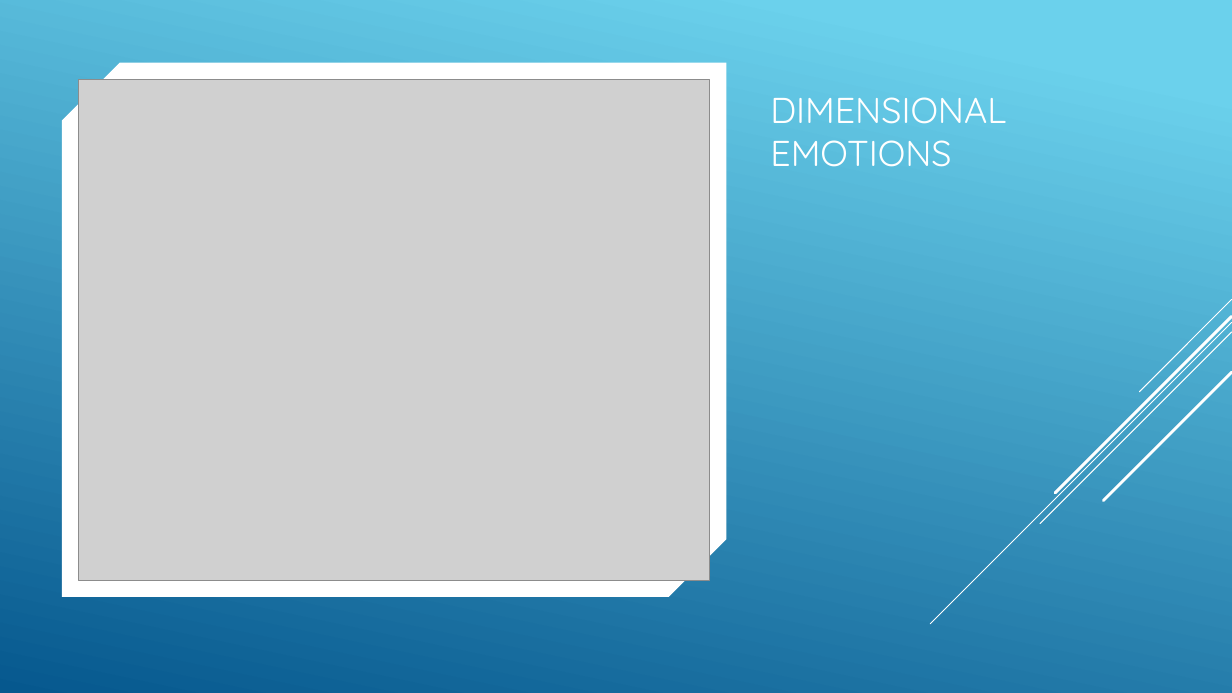
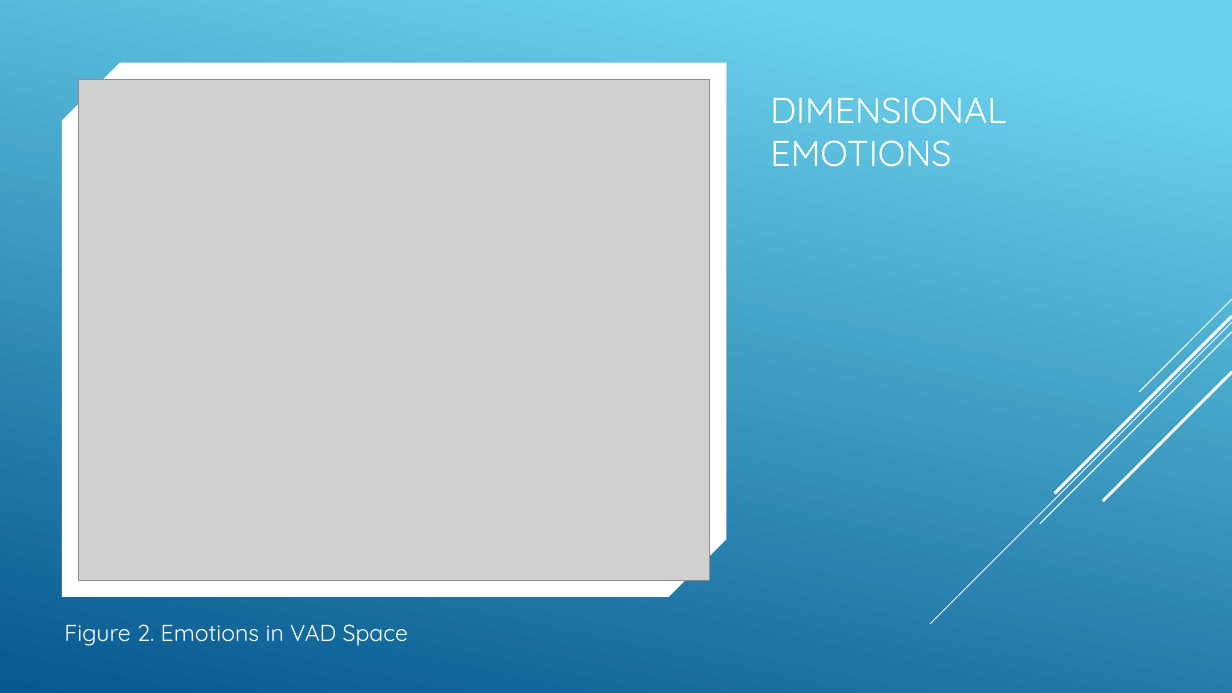
Before and after one commit to kutay-ugurlu/583-Project, a slide deck: slide 3 of report/Presentation.pptx. Drawn at 1232x693 pixels with LibreOffice and Linux fonts; fonts in the diff are those of the drawing; grey boxes stand for pictures. Boxes give left, top, right and bottom in pixels: in the first picture for what was removed or moved away, otherwise in the second. Text is boxed around its words. In the diff, an @@ line names an element or a change of style, - is before the commit and + after.

```diff
--- a/report/Presentation.pptx
+++ b/report/Presentation.pptx
@@ text added at bbox=[64, 624, 408, 646], 18 pt, text #FFFFFF @@
+Figure 2. Emotions in VAD Space
```
Also in this commit, not shown: 2 other slides changed, 2 slides added, 2 slides removed, 7 other files.
